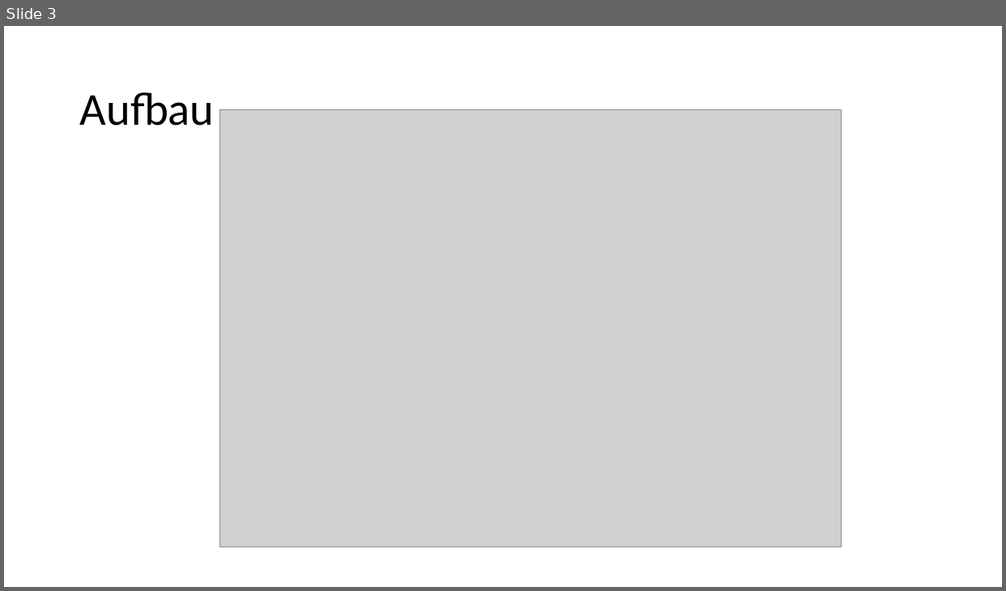
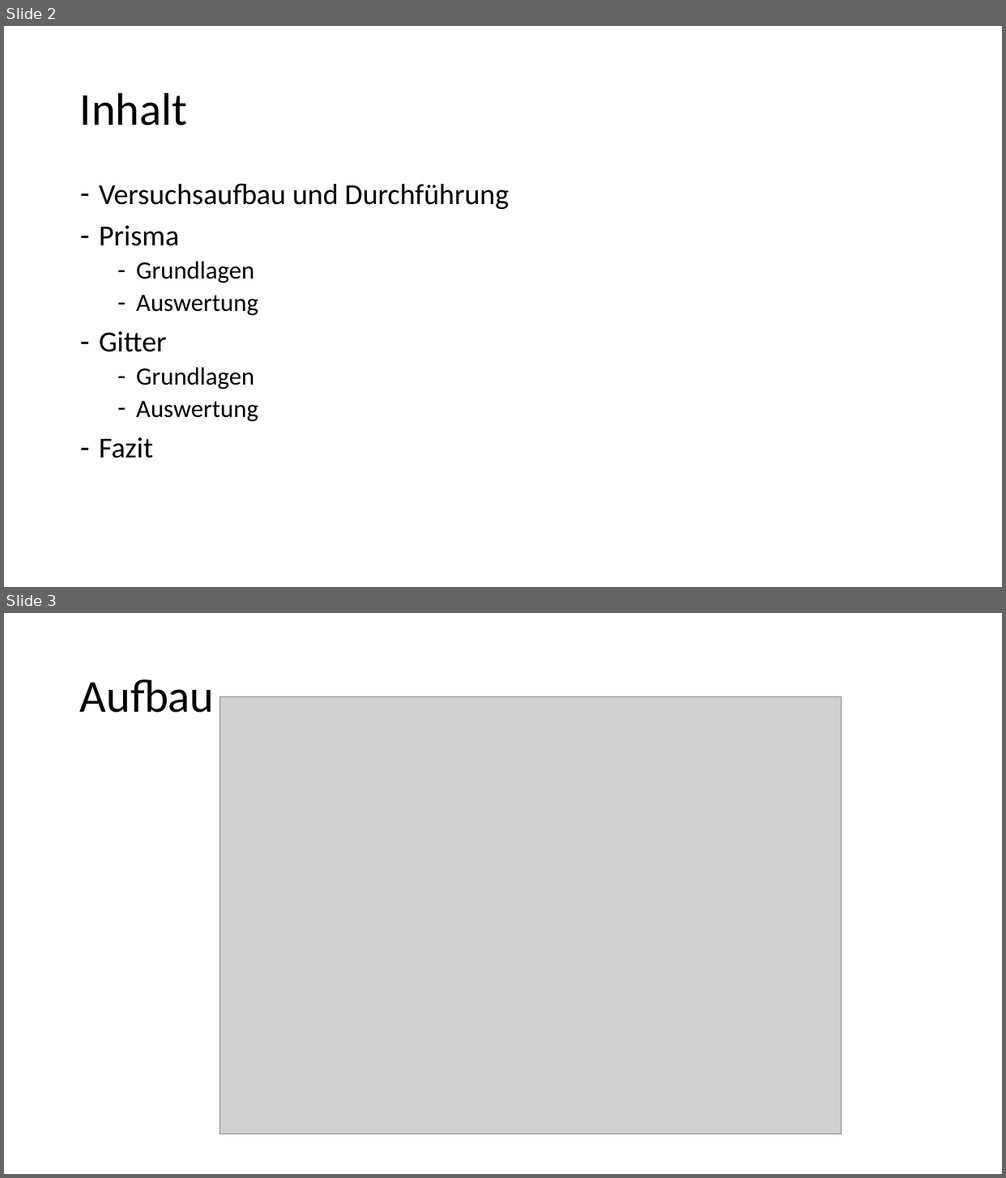
Before and after one commit to thewhitecat/grundpraktikum1, a slide deck: grundpraktikum2/Optik 1/Optik I.pptx. Shown one above the other, each under a label of ours: slide 3 before the commit, slides 2 and 3 after it. The pictures are 1006x591 and 1006x1178 pixels, drawn with LibreOffice and Linux fonts; fonts in the diff are those of the drawing; grey boxes stand for pictures. Boxes give left, top, right and bottom in pixels: in the first picture for what was removed or moved away, otherwise in the second. Text is boxed around its words. In the diff, an @@ line names an element or a change of style, - is before the commit and + after.

```diff
--- a/grundpraktikum2/Optik 1/Optik I.pptx
+++ b/grundpraktikum2/Optik 1/Optik I.pptx
@@ slide 2 added at box(4, 26, 1002, 587), background #FFFFFF @@
@@ title added at box(80, 92, 187, 126), 44 pt, text #000000 @@
+Inhalt
@@ text added at box(99, 183, 509, 459), 28 pt, text #000000 @@
+– Versuchsaufbau und Durchführung
+– Prisma
+  – Grundlagen
+  – Auswertung
+– Gitter
+  – Grundlagen
+  – Auswertung
+– Fazit
```
Also in this commit, not shown: 4 slides changed, 3 other slides added, 1 slide removed.
